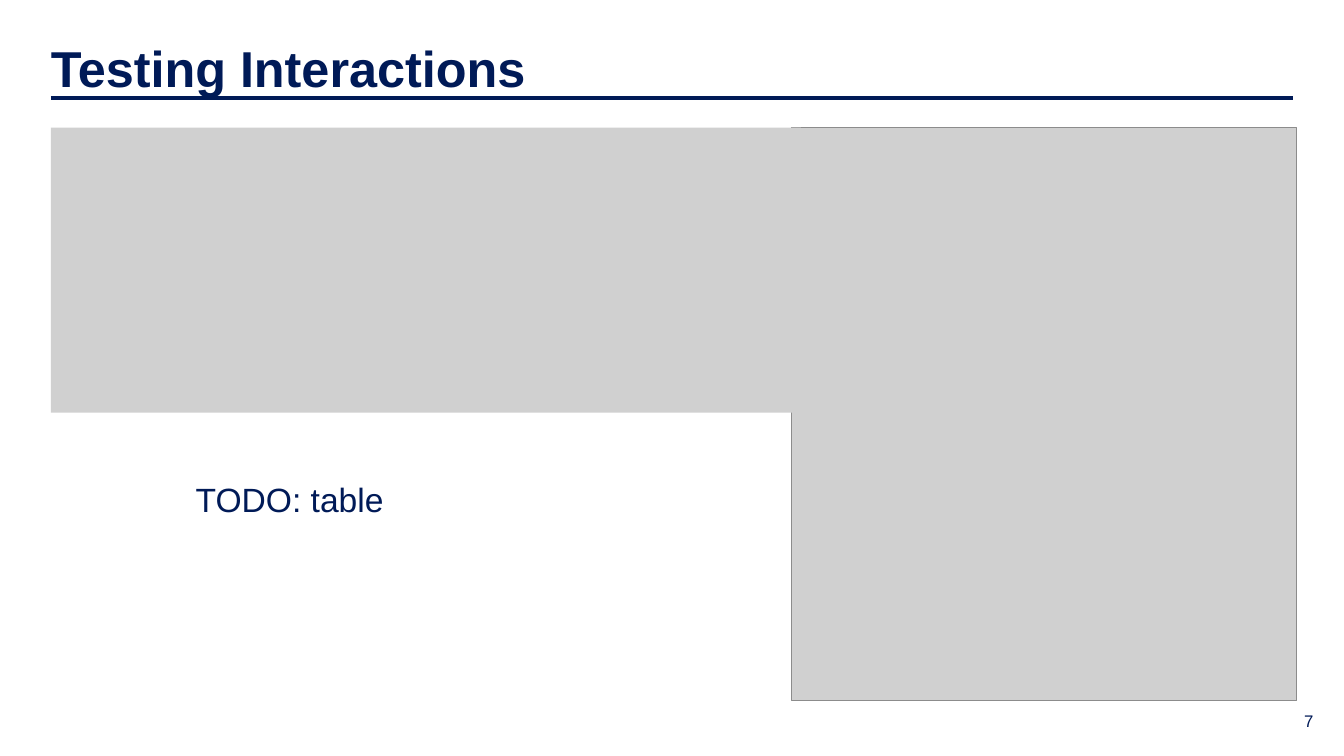
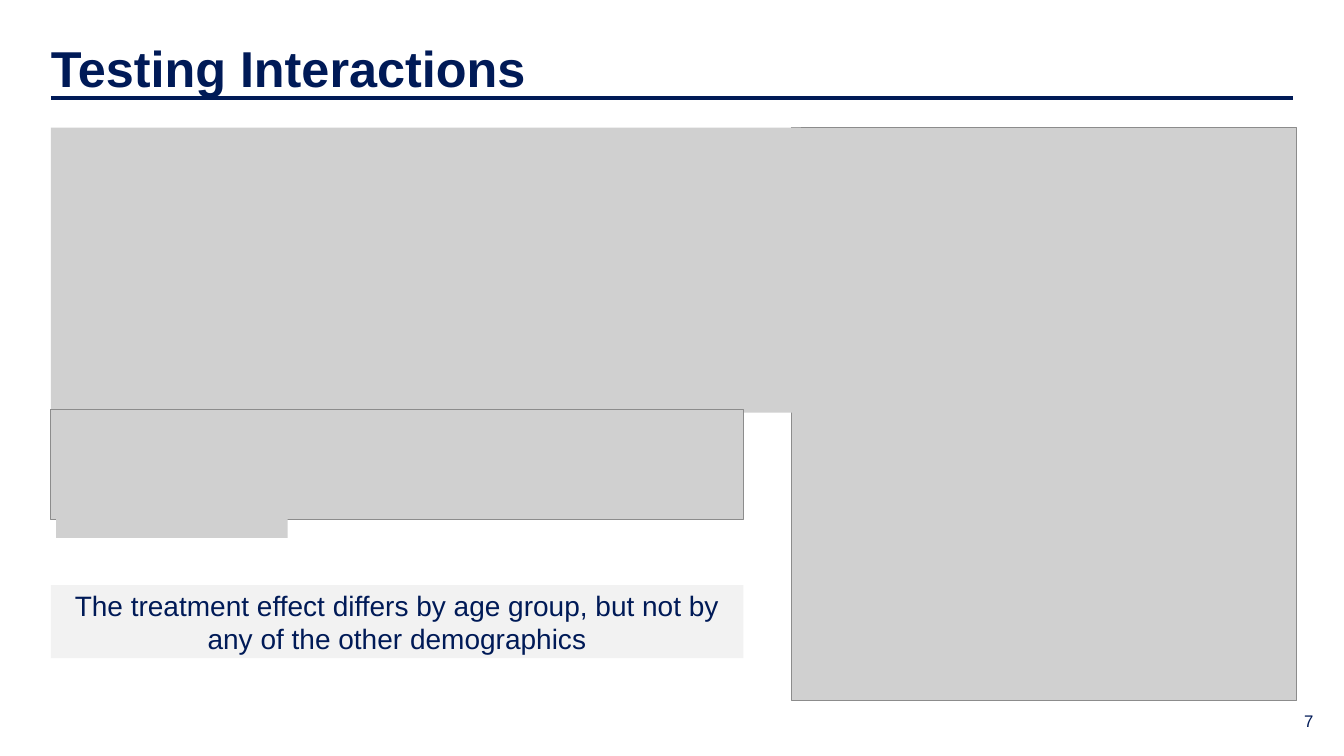
Before and after one commit to IDS-702-F21/team-project-1-effects-of-job-training-on-wages-yellowfellows, a slide deck: slide 7 of Presentation/slide_deck.pptx. Drawn at 1344x756 pixels with LibreOffice and Linux fonts; fonts in the diff are those of the drawing; grey boxes stand for pictures; background and template pictures are left out. Boxes give left, top, right and bottom in pixels: in the first picture for what was removed or moved away, otherwise in the second. Text is boxed around its words. In the diff, an @@ line names an element or a change of style, - is before the commit and + after.

```diff
--- a/Presentation/slide_deck.pptx
+++ b/Presentation/slide_deck.pptx
@@ picture added at [50, 409, 743, 519] @@
@@ text removed at [196, 487, 384, 513] @@
-TODO: table
@@ picture added at [56, 519, 288, 538] @@
@@ rectangle added at [50, 585, 743, 658], fill #F2F2F2, 20 pt, text #001A57 @@
+The treatment effect differs by age group, but not by any of the other demographics
```
Also in this commit, not shown: 1 other slide changed, 1 slide added, 2 slides removed, 1 other file.
